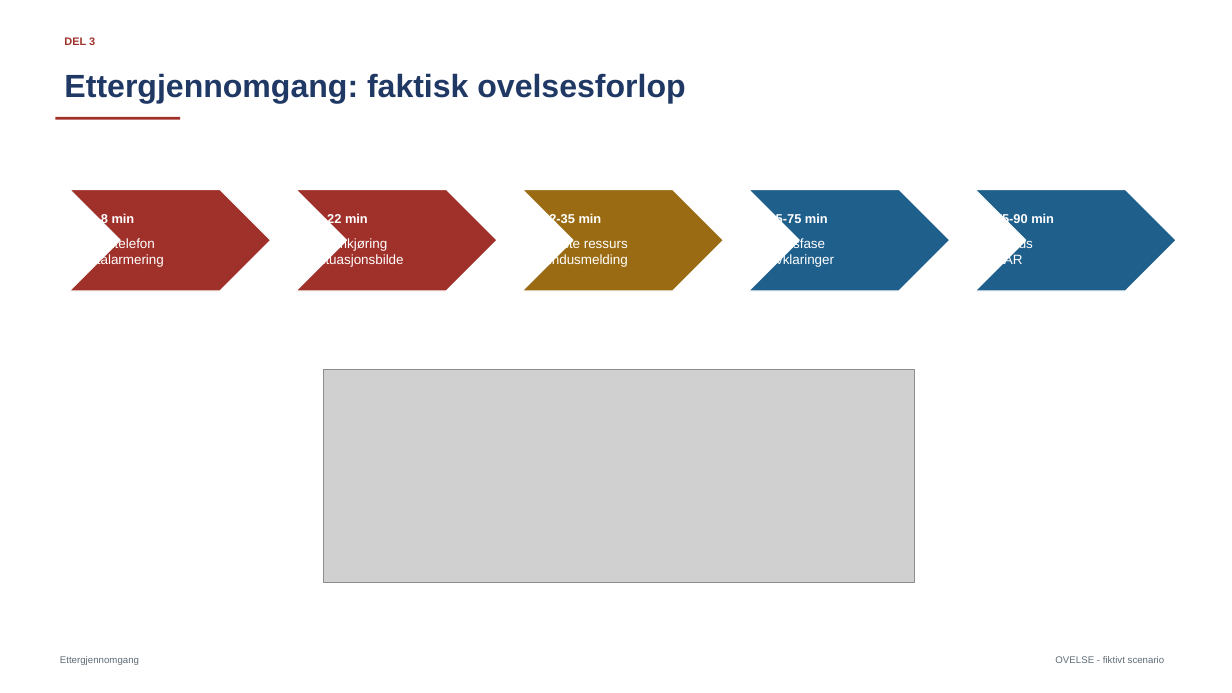
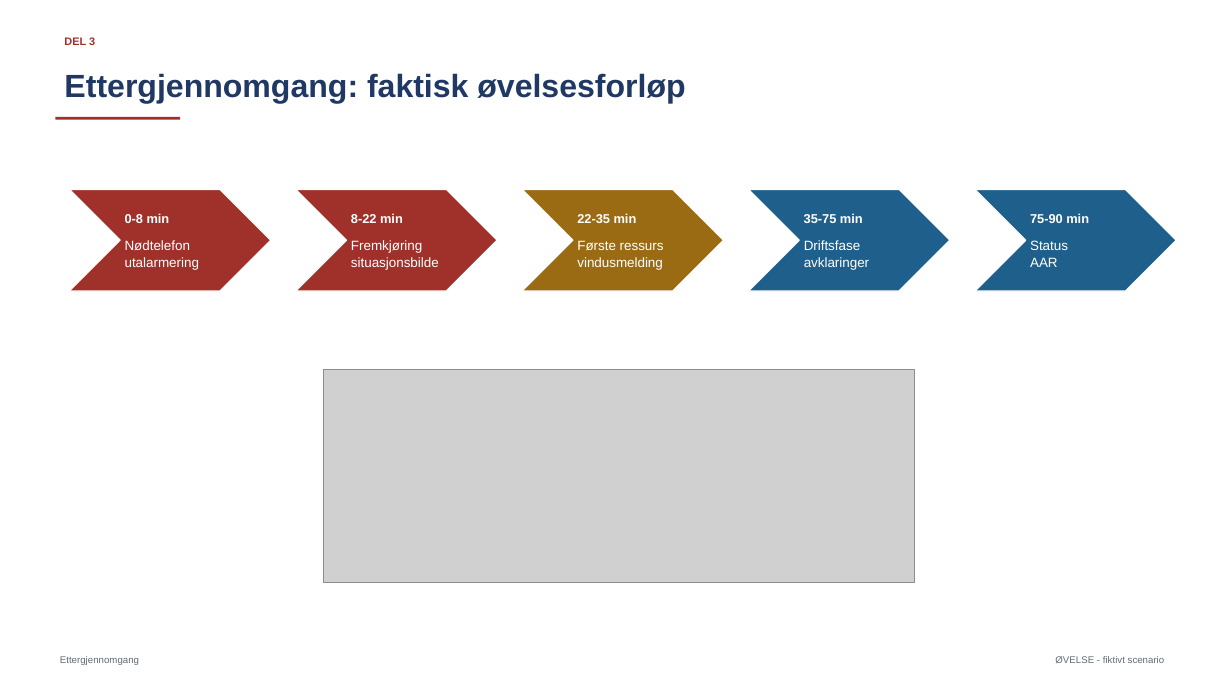
Before and after one commit to rgrodem/brannskolen-110-ovelsesplanlegging, a slide deck: slide 6 of produksjon_farrisbrua/07_Presentasjon_B43_Farrisbrua.pptx. Drawn at 1232x693 pixels with LibreOffice and Linux fonts; fonts in the diff are those of the drawing; grey boxes stand for pictures. Boxes give left, top, right and bottom in pixels: in the first picture for what was removed or moved away, otherwise in the second. Text is boxed around its words. In the diff, an @@ line names an element or a change of style, - is before the commit and + after.

```diff
--- a/produksjon_farrisbrua/07_Presentasjon_B43_Farrisbrua.pptx
+++ b/produksjon_farrisbrua/07_Presentasjon_B43_Farrisbrua.pptx
@@ text at (64,73,685,104): text changed @@
-Ettergjennomgang: faktisk ovelsesforlop
+Ettergjennomgang: faktisk øvelsesforløp
@@ text "0-8 min": place and size @@
-text "0-8 min" at (89,213,135,226)
+text "0-8 min" at (125,213,170,223)
@@ text "Nødtelefon": place and size @@
-text "Nødtelefon" at (89,237,163,268)
+text "Nødtelefon" at (125,240,199,270)
@@ text "8-22 min": place and size @@
-text "8-22 min" at (316,213,368,226)
+text "8-22 min" at (351,213,403,223)
@@ text "Fremkjøring": place and size @@
-text "Fremkjøring" at (316,237,404,268)
+text "Fremkjøring" at (351,240,439,270)
@@ text "22-35 min": place and size @@
-text "22-35 min" at (542,213,602,226)
+text "22-35 min" at (577,213,637,223)
@@ text "Første ressurs": place and size @@
-text "Første ressurs" at (542,237,628,268)
+text "Første ressurs" at (577,240,664,270)
@@ text "35-75 min": place and size @@
-text "35-75 min" at (769,213,828,226)
+text "35-75 min" at (804,213,863,223)
@@ text "Driftsfase": place and size @@
-text "Driftsfase" at (769,237,834,268)
+text "Driftsfase" at (804,240,869,270)
@@ text "75-90 min": place and size @@
-text "75-90 min" at (995,213,1054,226)
+text "75-90 min" at (1030,213,1089,223)
@@ text "Status" rewrapped from (995,237,1033,268) to (1030,240,1068,267) @@
@@ text at (577,240,664,251): text changed @@
-Forste ressurs
+Første ressurs
```
Also in this commit, not shown: 7 other slides changed, 16 other files.
